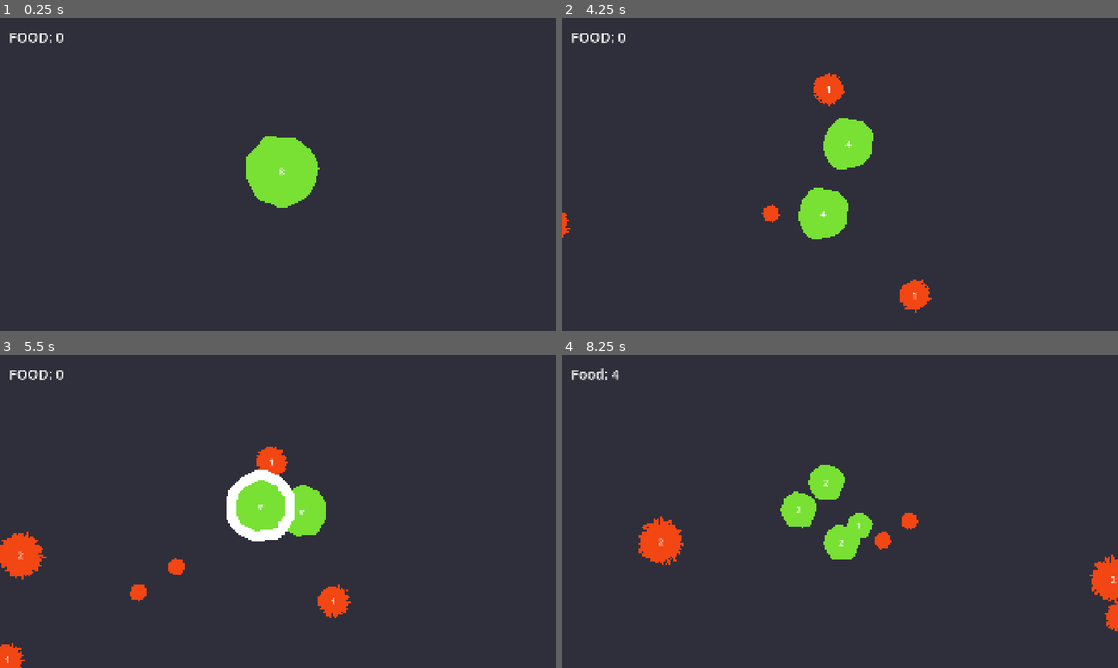
Above: before the commit, frames 1-4 (two rows, left to right).
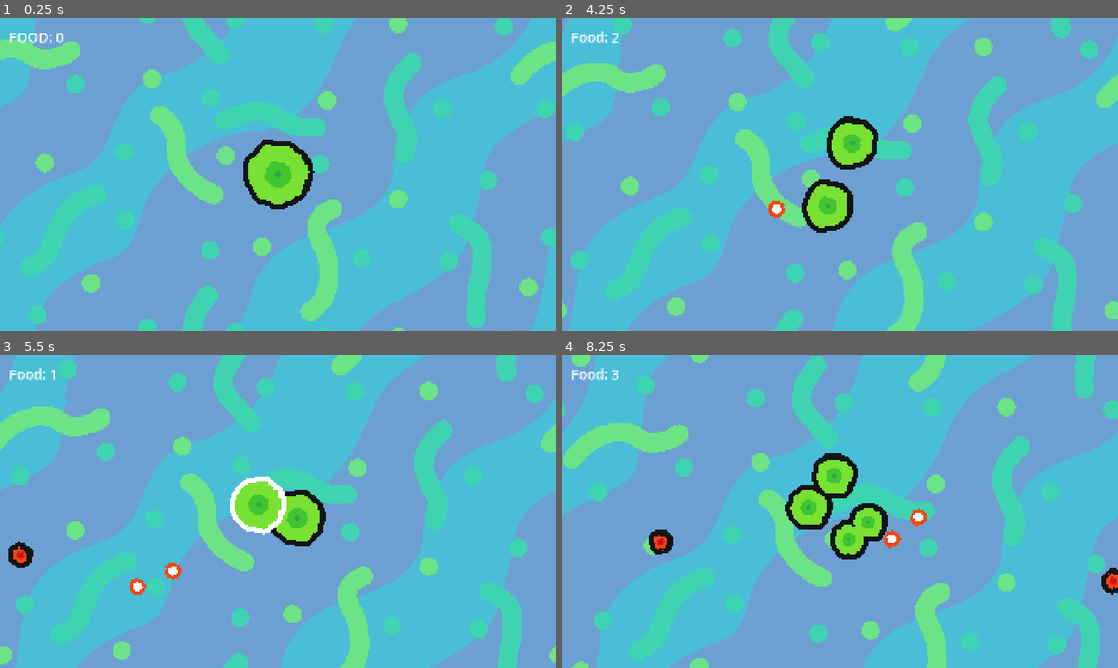
Above: after the commit, the same moments.

Repository: dialglex/CountDown
Game: Godot game, scene res://scenes/world.tscn
The game is run twice, just before and just after one commit, with the same random seed, the same clock (stepped at 60 frames per second) and the same inputs.
Inputs (mouse positions are in pixels of both pictures, inside the frame that each line leads up to):
- Up to frame 1 (0.25 s): no input
- Up to frame 2 (4.25 s): move the mouse to (834, 180) at 0.52 s; click (834, 180) at 0.67 s; move the mouse to (728, 190) at 1.27 s; click (728, 190) at 1.42 s; move the mouse to (895, 105) at 2.02 s; click (895, 105) at 2.17 s; move the mouse to (812, 237) at 2.77 s; click (812, 237) at 2.92 s; move the mouse to (1006, 221) at 3.52 s; click (1006, 221) at 3.67 s
- Up to frame 3 (5.5 s): move the mouse to (289, 480) at 4.27 s; click (289, 480) at 4.42 s; move the mouse to (261, 527) at 5.02 s; click (261, 527) at 5.17 s
- Up to frame 4 (8.25 s): move the mouse to (756, 433) at 5.77 s; click (756, 433) at 5.92 s; move the mouse to (962, 495) at 6.52 s; click (962, 495) at 6.67 s; move the mouse to (728, 527) at 7.27 s; click (728, 527) at 7.42 s; move the mouse to (895, 442) at 8.02 s; click (895, 442) at 8.17 s

The runs differ from the first frame. In frame 1, 99% of the frame differs, in the area x 0-100%, y 0-100%; in frame 2, 99%; in frame 3, 98%; in frame 4, 99%.

Commit message:
Added background and outlines and stuff

Diff:
--- a/scenes/cell/cell.gd
+++ b/scenes/cell/cell.gd
@@ -2,8 +2,9 @@
 extends RigidBody2D
 
 
-const _MIN_SIZE = 96.0
-const _ACCELERATION = 800.0
+const _MIN_SIZE = 64.0
+const _ACCELERATION = 1000.0
+const _PUSH_ACCELERATION = 1000000.0
 const _DIVIDE_VELOCITY = 400.0
 static var food_amount := 0
 var _cell_scene := preload("res://scenes/cell/cell.tscn")
@@ -11,10 +12,12 @@
 var _size := 8
 var _hovered := false
 @onready var _outline_group: OutlineGroup = $OutlineGroup
-@onready var _sprite: Sprite2D = %Sprite2D
+@onready var _sprite: Sprite2D = $Sprite2D
 @onready var _label: Label = $Label
 @onready var _collision_shape: CollisionShape2D = $CollisionShape2D
+@onready var _force_shape: CollisionShape2D = %ForceShape
 @onready var _mouse_shape: CollisionShape2D = %MouseShape
+@onready var _force_area: Area2D = $ForceArea
 @onready var _enemy_area: Area2D = $EnemyArea
 
 
@@ -39,16 +42,21 @@
 
 func _physics_process(_delta: float) -> void:
 	apply_force(position.direction_to(Vector2(1920, 1080)/2)*_ACCELERATION)
+	#for cell: Cell in _force_area.get_overlapping_bodies():
+		#if cell == self:
+			#continue
+		#cell.apply_force(position.direction_to(cell.position)*_PUSH_ACCELERATION/(position.distance_squared_to(cell.position) - pow((_collision_shape.shape as CircleShape2D).radius, 2)))
 
 
 func _update_size() -> void:
 	if _size <= 0:
 		return
 	_label.text = str(_size)
-	(_sprite.texture as GradientTexture2D).width = round(_MIN_SIZE*sqrt(_size))
-	(_sprite.texture as GradientTexture2D).height = round(_MIN_SIZE*sqrt(_size))
-	(_collision_shape.shape as CircleShape2D).radius = (_MIN_SIZE/2.0)*sqrt(_size)*0.75
-	(_mouse_shape.shape as CircleShape2D).radius = (_MIN_SIZE/2.0)*sqrt(_size)*0.75
+	(_sprite.texture as GradientTexture2D).width = round(_MIN_SIZE*sqrt(_size)*1.25)
+	(_sprite.texture as GradientTexture2D).height = round(_MIN_SIZE*sqrt(_size)*1.25)
+	(_collision_shape.shape as CircleShape2D).radius = (_MIN_SIZE/2.0)*sqrt(_size)*1.0
+	(_force_shape.shape as CircleShape2D).radius = (_MIN_SIZE/2.0)*sqrt(_size)*1.0
+	(_mouse_shape.shape as CircleShape2D).radius = (_MIN_SIZE/2.0)*sqrt(_size)*1.0
 
 
 func _shoot() -> void:
@@ -82,8 +90,8 @@
 		cell_2.linear_velocity = Vector2.from_angle(angle)*_DIVIDE_VELOCITY
 		cell_1.position = position
 		cell_2.position = position
-		get_tree().current_scene.add_child(cell_1)
-		get_tree().current_scene.add_child(cell_2)
+		get_parent().add_child(cell_1)
+		get_parent().add_child(cell_2)
 	queue_free()
 
 
@@ -111,10 +119,10 @@
 func _on_area_2d_mouse_entered() -> void:
 	_hovered = true
 	_outline_group.set_on(true)
-	z_index = 1
+	_outline_group.visible = true
 
 
 func _on_mouse_area_mouse_exited() -> void:
 	_hovered = false
 	_outline_group.set_on(false)
-	z_index = 0
+	_outline_group.visible = false
--- a/scenes/cell/cell.tscn
+++ b/scenes/cell/cell.tscn
@@ -5,19 +5,14 @@
 [ext_resource type="PackedScene" uid="uid://kkktu8iixwif" path="res://scenes/outline_group/outline_group.tscn" id="2_r0oyy"]
 [ext_resource type="Shader" uid="uid://bhy2bjfi5tg4a" path="res://shaders/outline.gdshader" id="3_4m6nx"]
 
-[sub_resource type="ShaderMaterial" id="ShaderMaterial_r0oyy"]
-resource_local_to_scene = true
-shader = ExtResource("3_4m6nx")
-shader_parameter/on = false
-shader_parameter/scale = 1.0
-shader_parameter/color = Color(1, 1, 1, 1)
-shader_parameter/circle_iterations = 16.0
-shader_parameter/line_iterations = 1.0
-
 [sub_resource type="ShaderMaterial" id="ShaderMaterial_1f7j7"]
 resource_local_to_scene = true
 shader = ExtResource("2_4gomg")
 shader_parameter/color = Color(0.47058824, 0.88235295, 0.2, 1)
+shader_parameter/nucleus_color = Color(0.25490198, 0.77254903, 0.19215687, 1)
+shader_parameter/inner_nucleus_color = Color(0.2, 0.64705884, 0.28235295, 1)
+shader_parameter/nucleus_size = 0.2
+shader_parameter/inner_nucleus_size = 0.05
 shader_parameter/amplitude = 0.05
 shader_parameter/frequency = 2.0
 shader_parameter/speed = 2.0
@@ -34,9 +29,21 @@
 width = 128
 height = 128
 
+[sub_resource type="ShaderMaterial" id="ShaderMaterial_r0oyy"]
+resource_local_to_scene = true
+shader = ExtResource("3_4m6nx")
+shader_parameter/on = true
+shader_parameter/scale = 1.0
+shader_parameter/color = Color(1, 1, 1, 1)
+shader_parameter/circle_iterations = 16.0
+shader_parameter/line_iterations = 1.0
+
 [sub_resource type="CircleShape2D" id="CircleShape2D_4ov8m"]
 resource_local_to_scene = true
-radius = 64.0
+radius = 32.0
+
+[sub_resource type="CircleShape2D" id="CircleShape2D_4m6nx"]
+radius = 1920.0
 
 [sub_resource type="CircleShape2D" id="CircleShape2D_755g1"]
 resource_local_to_scene = true
@@ -49,15 +56,22 @@
 gravity_scale = 0.0
 script = ExtResource("1_ct601")
 
+[node name="Sprite2D" type="Sprite2D" parent="." unique_id=184309760]
+material = SubResource("ShaderMaterial_1f7j7")
+texture = SubResource("GradientTexture2D_4ov8m")
+
 [node name="OutlineGroup" parent="." unique_id=1650777818 instance=ExtResource("2_r0oyy")]
+visible = false
+z_index = 1
 material = SubResource("ShaderMaterial_r0oyy")
 
-[node name="Sprite2D" type="Sprite2D" parent="OutlineGroup" unique_id=1125899255]
-unique_name_in_owner = true
+[node name="OutlineSprite" type="Sprite2D" parent="OutlineGroup" unique_id=1125899255]
 material = SubResource("ShaderMaterial_1f7j7")
 texture = SubResource("GradientTexture2D_4ov8m")
 
 [node name="Label" type="Label" parent="." unique_id=1388204847]
+visible = false
+z_index = 2
 custom_minimum_size = Vector2(64, 64)
 anchors_preset = 15
 anchor_right = 1.0
@@ -76,6 +90,12 @@
 
 [node name="CollisionShape2D" type="CollisionShape2D" parent="." unique_id=98995602]
 shape = SubResource("CircleShape2D_4ov8m")
+
+[node name="ForceArea" type="Area2D" parent="." unique_id=1690753863]
+
+[node name="ForceShape" type="CollisionShape2D" parent="ForceArea" unique_id=323398016]
+unique_name_in_owner = true
+shape = SubResource("CircleShape2D_4m6nx")
 
 [node name="MouseArea" type="Area2D" parent="." unique_id=1563189773]
 collision_mask = 0
--- a/scenes/enemy/enemy.gd
+++ b/scenes/enemy/enemy.gd
@@ -2,9 +2,9 @@
 extends RigidBody2D
 
 
-const _MIN_SIZE = 128.0
+const _MIN_SIZE = 64.0
 const _VELOCITY = 100.0
-var _size := 2
+var _size := 1
 @onready var _sprite: Sprite2D = $Sprite2D
 @onready var _label: Label = $Label
 @onready var _collision_shape: CollisionShape2D = $CollisionShape2D
--- a/scenes/enemy/enemy.tscn
+++ b/scenes/enemy/enemy.tscn
@@ -7,8 +7,12 @@
 resource_local_to_scene = true
 shader = ExtResource("4_jpjgb")
 shader_parameter/color = Color(0.9490196, 0.27450982, 0.07450981, 1)
-shader_parameter/amplitude = 0.095
-shader_parameter/frequency = 9.13
+shader_parameter/nucleus_color = Color(0.8392157, 0.078431375, 0.101960786, 1)
+shader_parameter/inner_nucleus_color = Color(0.654902, 0.08627451, 0.1882353, 1)
+shader_parameter/nucleus_size = 0.2
+shader_parameter/inner_nucleus_size = 0.05
+shader_parameter/amplitude = 0.1
+shader_parameter/frequency = 8.0
 shader_parameter/speed = 2.0
 shader_parameter/direction = 1.0
 shader_parameter/seed = 0.0
@@ -41,6 +45,7 @@
 texture = SubResource("GradientTexture2D_4ov8m")
 
 [node name="Label" type="Label" parent="." unique_id=1388204847]
+visible = false
 custom_minimum_size = Vector2(64, 64)
 anchors_preset = 15
 anchor_right = 1.0
@@ -62,6 +67,7 @@
 shape = SubResource("CircleShape2D_4ov8m")
 
 [node name="CellArea" type="Area2D" parent="." unique_id=1436374196]
+visible = false
 collision_layer = 0
 
 [node name="CellShape" type="CollisionShape2D" parent="CellArea" unique_id=970590321]
--- a/scenes/enemy_manager/enemy_manager.gd
+++ b/scenes/enemy_manager/enemy_manager.gd
@@ -2,6 +2,7 @@
 
 
 var _enemy_scene := preload("res://scenes/enemy/enemy.tscn")
+@export var _outline_group: OutlineGroup
 
 
 func _on_timer_timeout() -> void:
@@ -11,4 +12,4 @@
 		if position.x < 0 or position.x > 1920 or position.y < 0 or position.y > 1080:
 			enemy.position = position
 			break
-	get_tree().current_scene.add_child(enemy)
+	_outline_group.add_child(enemy)
--- a/scenes/world.tscn
+++ b/scenes/world.tscn
@@ -3,12 +3,36 @@
 [ext_resource type="PackedScene" uid="uid://blo6snugdo87n" path="res://scenes/ui/hud.tscn" id="1_4wyf3"]
 [ext_resource type="PackedScene" uid="uid://dgl556rc3xonu" path="res://scenes/cell/cell.tscn" id="1_nnsk1"]
 [ext_resource type="PackedScene" uid="uid://c23n8tvyg5i12" path="res://scenes/enemy_manager/enemy_manager.tscn" id="2_rwgxs"]
+[ext_resource type="Texture2D" uid="uid://da015p08x6val" path="res://assets/background.png" id="4_k0juu"]
+[ext_resource type="PackedScene" uid="uid://kkktu8iixwif" path="res://scenes/outline_group/outline_group.tscn" id="4_qfnet"]
+[ext_resource type="Shader" uid="uid://bhy2bjfi5tg4a" path="res://shaders/outline.gdshader" id="5_i7141"]
+
+[sub_resource type="ShaderMaterial" id="ShaderMaterial_qfnet"]
+resource_local_to_scene = true
+shader = ExtResource("5_i7141")
+shader_parameter/on = true
+shader_parameter/scale = 1.0
+shader_parameter/color = Color(0.078431375, 0.078431375, 0.078431375, 1)
+shader_parameter/circle_iterations = 32.0
+shader_parameter/line_iterations = 1.0
 
 [node name="World" type="Node" unique_id=1174542314]
 
+[node name="Parallax2D" type="Parallax2D" parent="." unique_id=1562878182]
+repeat_size = Vector2(1920, 1080)
+autoscroll = Vector2(20, 20)
+repeat_times = 3
+
+[node name="Sprite2D" type="Sprite2D" parent="Parallax2D" unique_id=1965725435]
+texture = ExtResource("4_k0juu")
+
 [node name="HUD" parent="." unique_id=1440298122 instance=ExtResource("1_4wyf3")]
 
-[node name="EnemyManager" parent="." unique_id=1835023920 instance=ExtResource("2_rwgxs")]
+[node name="EnemyManager" parent="." unique_id=1835023920 node_paths=PackedStringArray("_outline_group") instance=ExtResource("2_rwgxs")]
+_outline_group = NodePath("../OutlineGroup")
 
-[node name="Cell" parent="." unique_id=1242516667 instance=ExtResource("1_nnsk1")]
-position = Vector2(991, 516)
+[node name="OutlineGroup" parent="." unique_id=1650777818 instance=ExtResource("4_qfnet")]
+material = SubResource("ShaderMaterial_qfnet")
+
+[node name="Cell" parent="OutlineGroup" unique_id=442307938 instance=ExtResource("1_nnsk1")]
+position = Vector2(960, 540)
--- a/shaders/cell.gdshader
+++ b/shaders/cell.gdshader
@@ -2,6 +2,10 @@
 
 
 uniform vec3 color: source_color = vec3(1.0, 1.0, 1.0);
+uniform vec3 nucleus_color: source_color = vec3(1.0, 1.0, 1.0);
+uniform vec3 inner_nucleus_color: source_color = vec3(1.0, 1.0, 1.0);
+uniform float nucleus_size = 0.25;
+uniform float inner_nucleus_size = 0.1;
 uniform float amplitude = 0.05;
 uniform float frequency = 4.0;
 uniform float speed = 2.0;
@@ -35,9 +39,14 @@
 	if (a < -PI + edge_smoothing || a > PI - edge_smoothing) {
 		n = mix(0.5, n, (PI - abs(a))/edge_smoothing);
 	}
-	d += (2.0*n - 1.0)*amplitude;
-	d = clamp(d, 0.0, 1.0);
-	if (d < size) {
+	float cell_d = clamp(d + (2.0*n - 1.0)*amplitude, 0.0, 1.0);
+	float nucleus_d = clamp(d + (2.0*n - 1.0)*amplitude*2.0*nucleus_size, 0.0, 1.0);
+	float inner_nucleus_d = clamp(d + (2.0*n - 1.0)*amplitude*2.0*inner_nucleus_size, 0.0, 1.0);
+	if (inner_nucleus_d < inner_nucleus_size) {
+		COLOR = vec4(inner_nucleus_color, 1.0);
+	} else if (nucleus_d < nucleus_size) {
+		COLOR = vec4(nucleus_color, 1.0);
+	} else if (cell_d < size) {
 		COLOR = vec4(color, 1.0);
 	} else {
 		COLOR = vec4(0.0, 0.0, 0.0, 0.0);
--- a/shaders/outline.gdshader
+++ b/shaders/outline.gdshader
@@ -3,7 +3,7 @@
 
 uniform sampler2D screen_texture : hint_screen_texture, repeat_disable, filter_nearest;
 
-const float thickness = 16.0;
+const float thickness = 8.0;
 const float min_thickness = 2.0;
 uniform bool on = false;
 uniform float scale = 1.0;
Binary file added: assets/background.png
Not shown, added: assets/background.png.import
